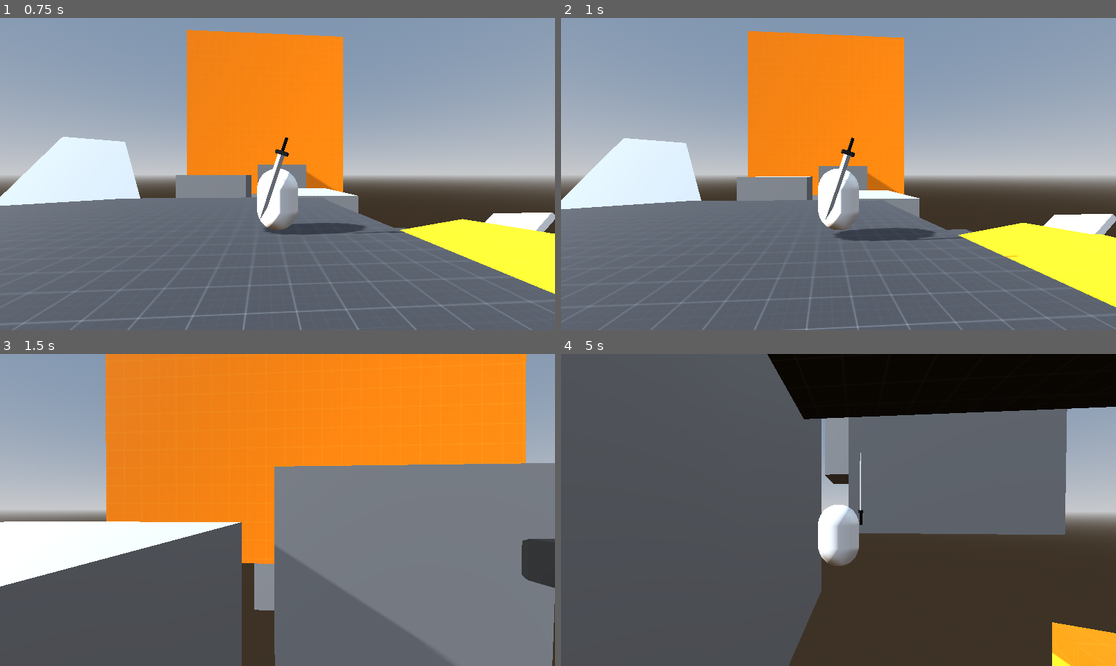
Above: before the commit, frames 1-4 (two rows, left to right).
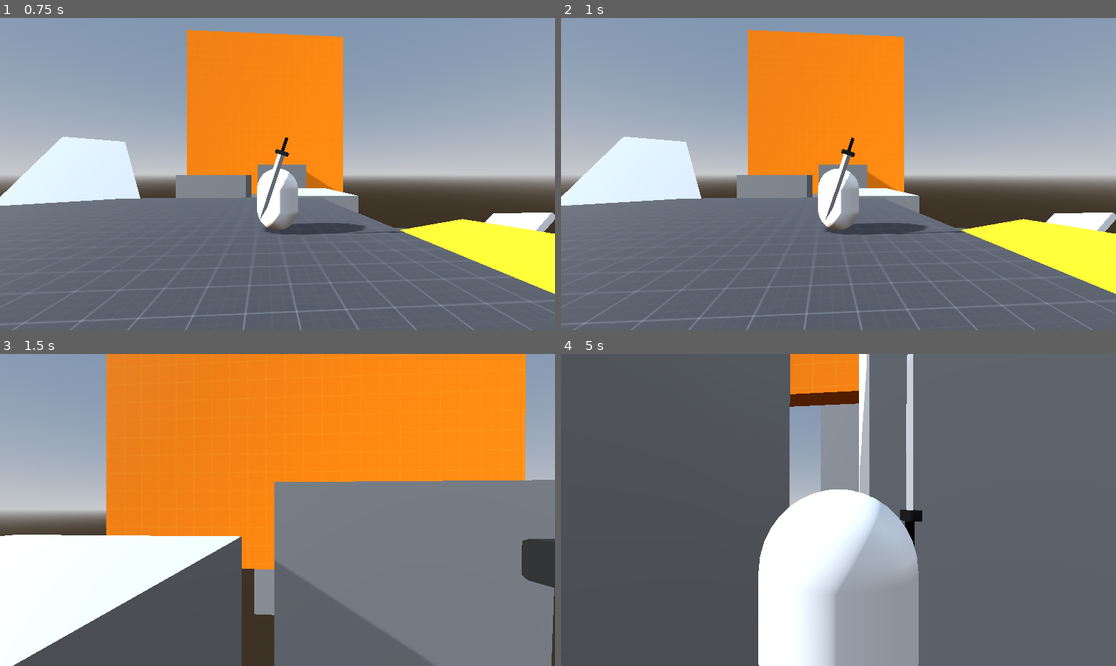
Above: after the commit, the same moments.

Repository: WarioGiant/3D-MV
Game: Godot game, scene res://world.tscn
Two runs of this game, one before a commit and one after it. Both use one fixed random seed, a clock stepped at 60 frames per second and the inputs below.
Inputs (mouse positions are in pixels of both pictures, inside the frame that each line leads up to):
- Up to frame 1 (0.75 s): tap Enter (ui_accept) at 0.5 s; move the mouse to (305, 174) at 0.52 s; hold W (forward) from 0.53 s (still down); hold Shift (dash) from 0.53 s (still down)
- Up to frame 2 (1 s): keep holding W (forward); keep holding Shift (dash); tap Space (jump) at 0.77, 0.8 s
- Up to frame 3 (1.5 s): keep holding W (forward); tap Space (jump) at 1.07, 1.35 s; move the mouse to (249, 510) at 1.27 s; release Shift (dash) at 1.28 s
- Up to frame 4 (5 s): keep holding W (forward); tap Space (jump) at 1.52, 1.82, 2.3, 3.02, 3.32, 3.77, 3.8, 4.07, 4.35, 4.52, 4.82 s; tap Shift (dash) at 1.55, 3.05, 4.55 s; move the mouse to (849, 503) at 2.02 s; hold Shift (dash) 2.03-2.78 s; tap Enter (ui_accept) at 2.75 s; move the mouse to (832, 516) at 2.77 s; tap Q (lock_on) at 2.85 s; move the mouse to (877, 513) at 3.52 s; hold Shift (dash) 3.53-4.28 s; move the mouse to (794, 506) at 4.27 s

Frame 1 is identical in both runs. In frame 2, 3.7% of the frame differs, in the area x 0-100%, y 3-100%; in frame 3, 13%; in frame 4, 48%, in the area x 35-100%, y 0-100%.

Commit message:
fix wall jumping and introduce gliding friction

Diff:
--- a/player.gd
+++ b/player.gd
@@ -80,7 +80,6 @@
 	if Input.is_action_pressed("dash") and dashes:
 		dash_charge_time += delta
 		can_move = false
-		direction = Vector3.ZERO
 		gravity = 0
 		velocity = Vector3.ZERO
 	elif dash_charge_time and dashes:
@@ -105,7 +104,7 @@
 			can_move = true
 			walking_time = 1.0
 			velocity.y = jump_velocity * 1.5
-			direction += get_wall_normal() * 3
+			velocity += get_wall_normal() * 27
 			gravity = 30.0
 			grabbed = false
 	else:
@@ -134,18 +133,19 @@
 		direction = local_input_dir * speed
 
 	#Glide
-	if !(is_on_floor() or grabbed):
-		if Input.is_action_just_pressed("glide"):
-			gliding = !gliding
-	else:
+	if (is_on_floor() or grabbed) or (Input.is_action_just_pressed("glide") and gliding):
 		gliding = false
+		friction = 10.0
+	elif Input.is_action_just_pressed("glide"):
+		friction = 2.0
+		gliding = true
 
 	velocity.x = lerp(velocity.x, direction.x, delta * friction)
 	velocity.z = lerp(velocity.z, direction.z, delta * friction)
 
-	dash(delta)
 	jump(delta)
 	grab(delta)
+	dash(delta)
 	handle_sprinting(delta)
 
 
